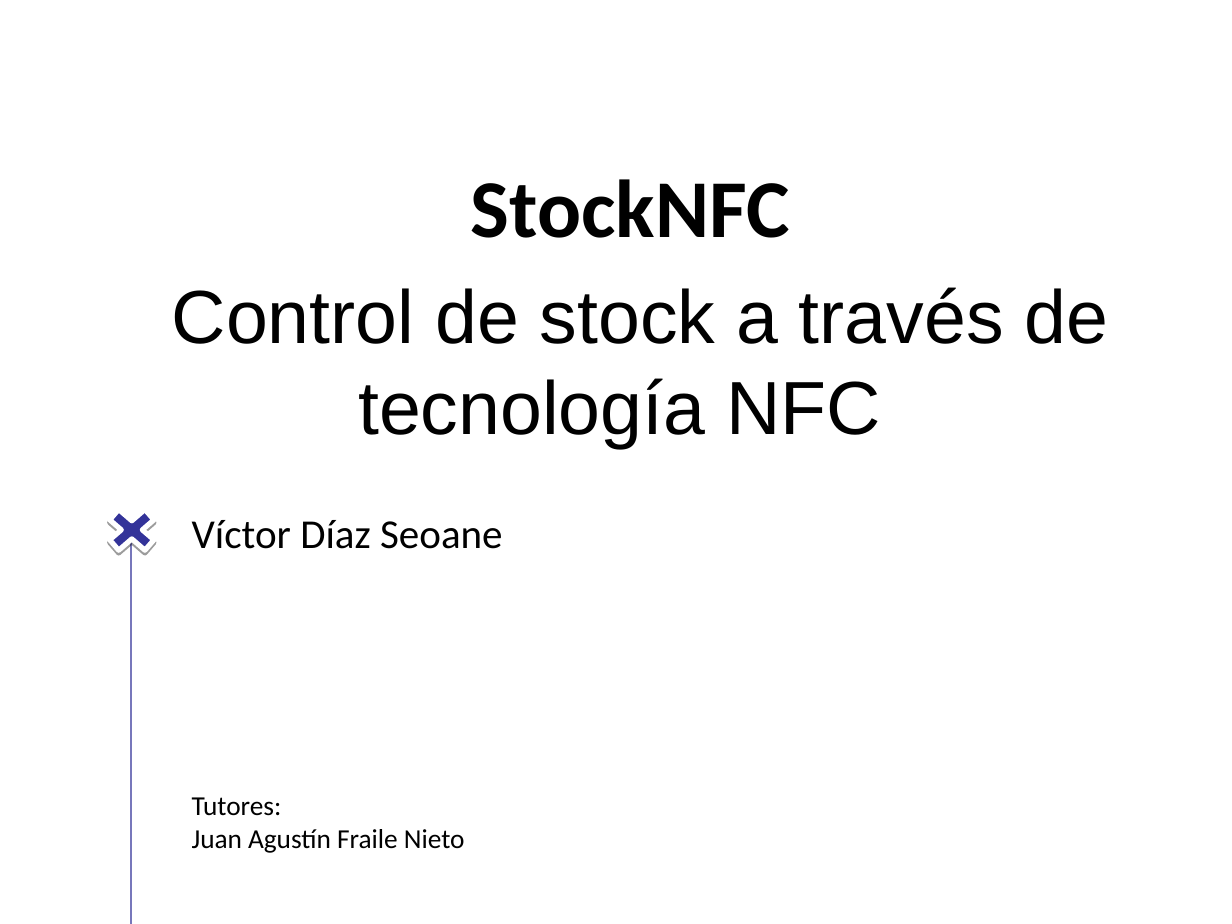
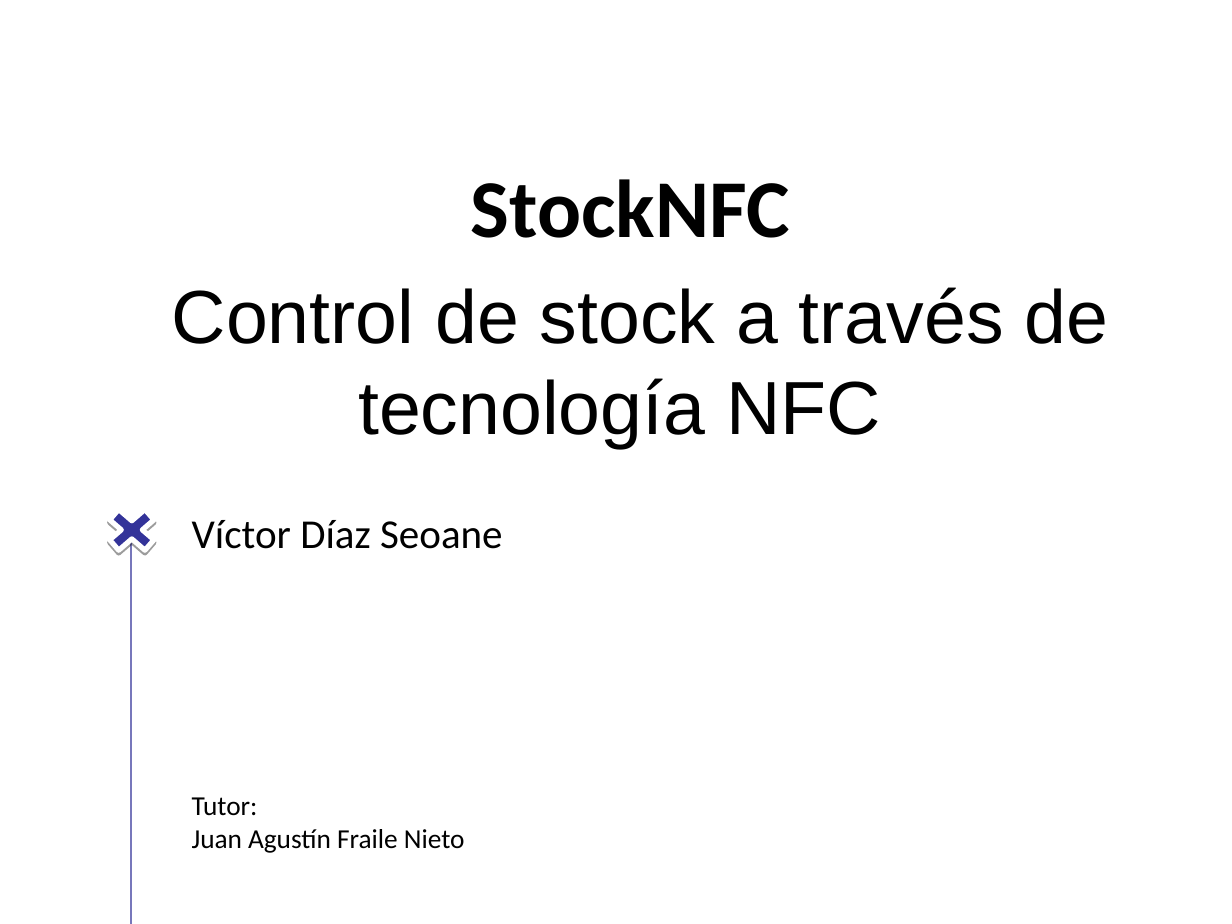
Before and after one commit to vdseoane/STOCKNFC-TFM, a slide deck: slide 1 of Presentacion/stockNFC.ppt. Drawn at 1232x924 pixels with LibreOffice and Linux fonts; fonts in the diff are those of the drawing; background and template pictures are left out. Boxes give left, top, right and bottom in pixels: in the first picture for what was removed or moved away, otherwise in the second. Text is boxed around its words. In the diff, an @@ line names an element or a change of style, - is before the commit and + after.

```diff
--- a/Presentacion/stockNFC.ppt
+++ b/Presentacion/stockNFC.ppt
@@ text at (192,797,258,816): text changed @@
-Tutores:
+Tutor:
```
Also in this commit, not shown: 4 other slides changed, 1 slide added, 1 slide removed.
